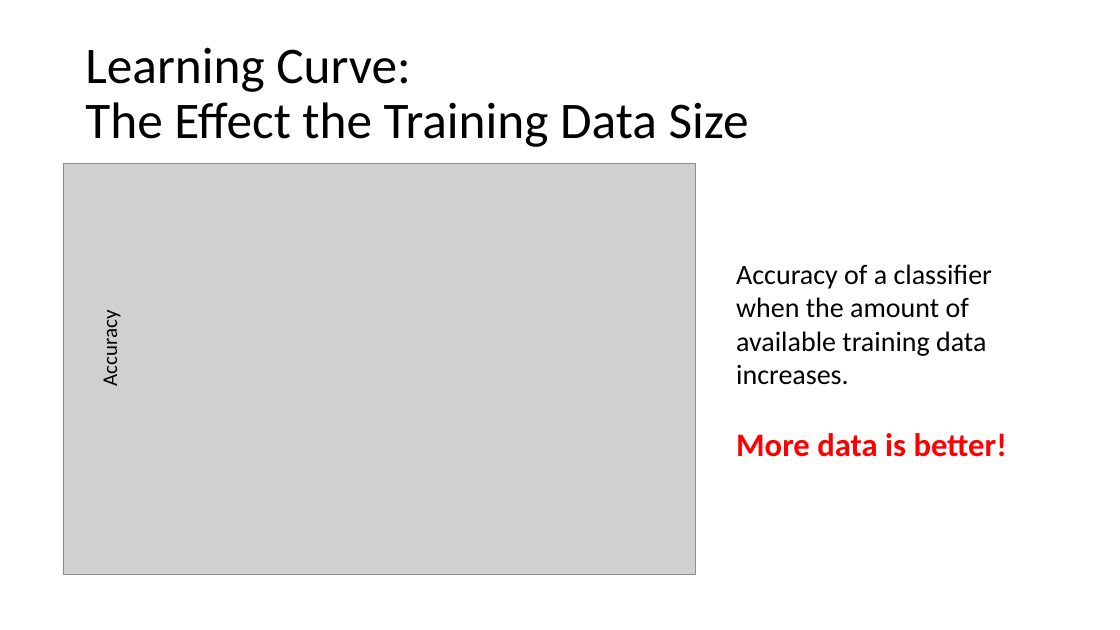
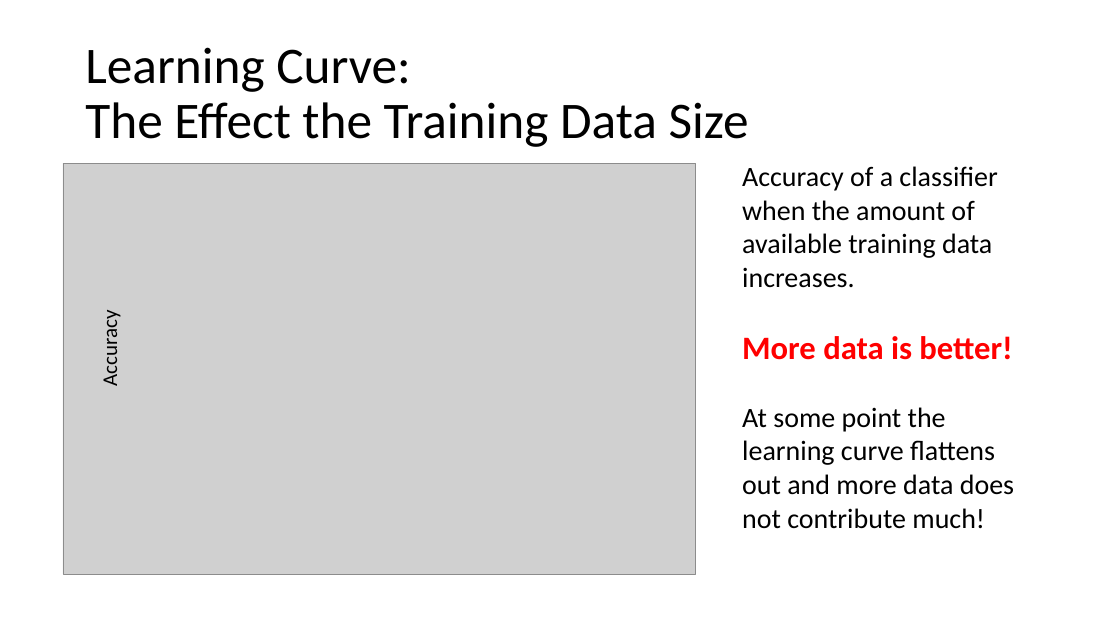
Before and after one commit to mhahsler/CS7320-AI, a slide deck: slide 21 of slides/19_ML_intro.pptx. Drawn at 1120x630 pixels with LibreOffice and Linux fonts; fonts in the diff are those of the drawing; grey boxes stand for pictures. Boxes give left, top, right and bottom in pixels: in the first picture for what was removed or moved away, otherwise in the second. Text is boxed around its words. In the diff, an @@ line names an element or a change of style, - is before the commit and + after.

```diff
--- a/slides/19_ML_intro.pptx
+++ b/slides/19_ML_intro.pptx
@@ text "Accuracy of a classifier when ...": place and size @@
-text "Accuracy of a classifier when ..." at (736, 264, 1007, 457)
+text "Accuracy of a classifier when ..." at (742, 166, 1014, 529)
@@ text at (742, 407, 1014, 529): paragraph added @@
+At some point the learning curve flattens out and more data does not contribute much!
```
Also in this commit, not shown: 5 other slides changed, 1 other file.
